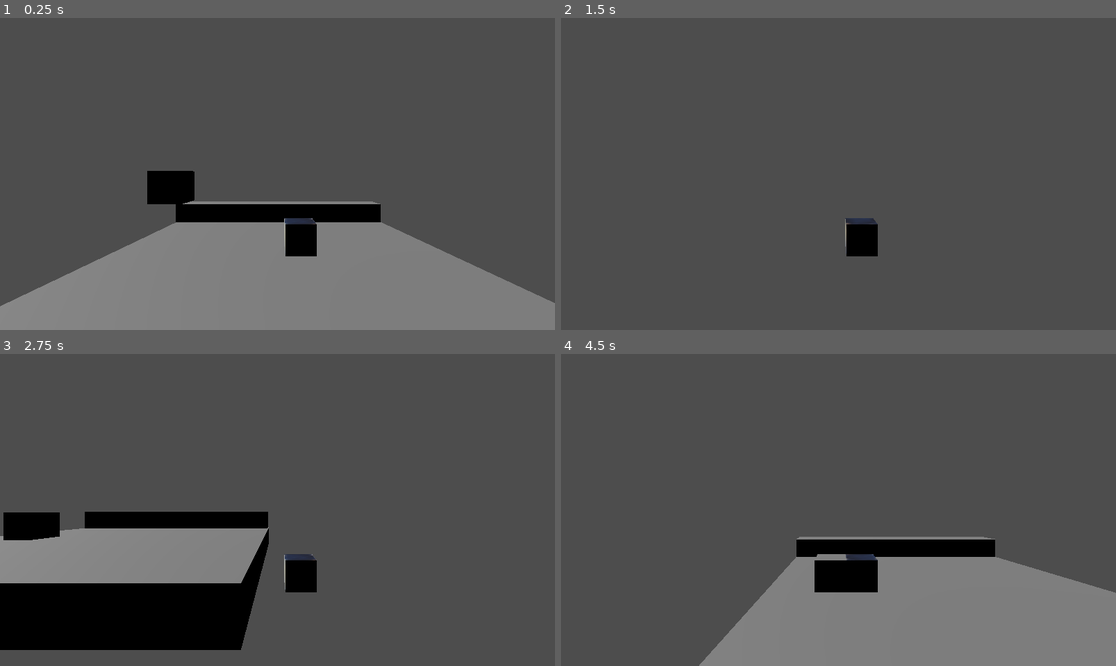
Above: before the commit, frames 1-4 (two rows, left to right).
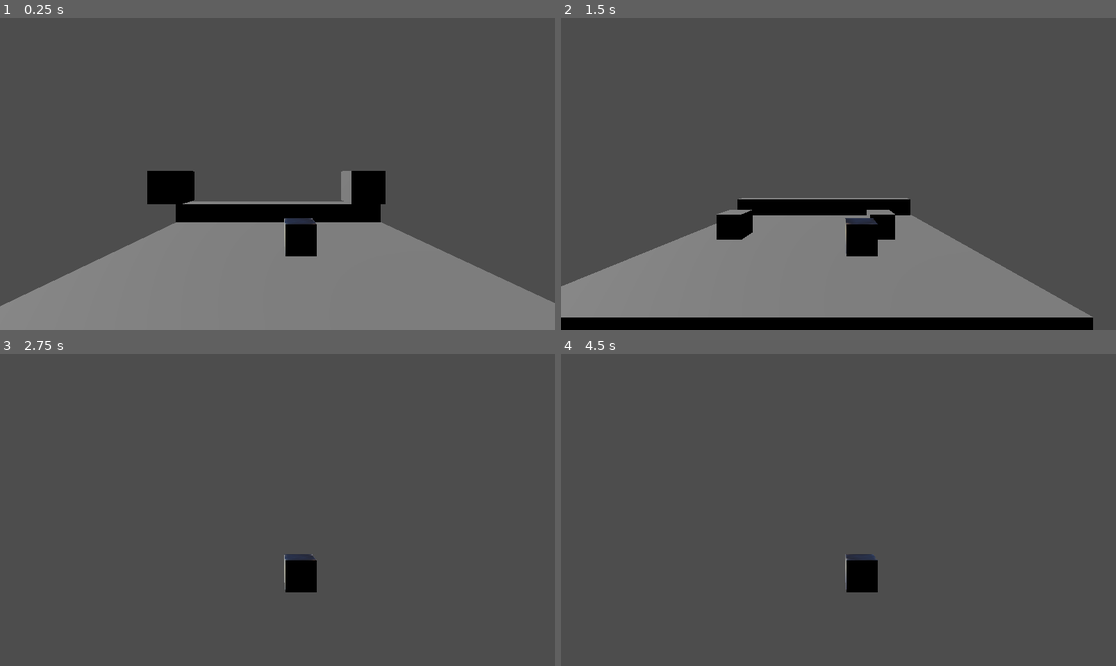
Above: after the commit, the same moments.

Repository: brandonamv/Murder_GameJam
Game: Godot game, scene res://main.tscn
The game is run twice, just before and just after one commit, with the same random seed, the same clock (stepped at 60 frames per second) and the same inputs.
Inputs:
- Up to frame 1 (0.25 s): no input
- Up to frame 2 (1.5 s): hold D 0.53-1.28 s; tap E (interact) at 0.6, 1.35 s; hold S from 1.28 s (still down)
- Up to frame 3 (2.75 s): release S at 2.03 s; hold D from 2.03 s (still down); tap E (interact) at 2.1 s
- Up to frame 4 (4.5 s): release D at 2.78 s; hold W 2.78-3.53 s; tap E (interact) at 2.85, 3.6, 4.35 s; tap Enter at 3.5 s; hold A from 3.53 s (still down)

The runs differ from the first frame. In frame 1, 0.8% of the frame differs, in the area x 61-70%, y 48-60%; in frame 2, 27%, in the area x 0-96%, y 57-100%; in frame 3, 20%; in frame 4, 24%.

Commit message:
interaction with remove node

Diff:
--- a/main.tscn
+++ b/main.tscn
@@ -1,5 +1,6 @@
-[gd_scene load_steps=9 format=3 uid="uid://bmkyb0hhd0hqv"]
+[gd_scene load_steps=8 format=3 uid="uid://bmkyb0hhd0hqv"]
 
+[ext_resource type="PackedScene" uid="uid://c84jqacwj0cq8" path="res://npc.tscn" id="1_m02dp"]
 [ext_resource type="Texture2D" uid="uid://duicfsa5055qk" path="res://48363882_10211371688242657_8638120375554670592_n.jpg" id="2_8bgvk"]
 [ext_resource type="Script" path="res://player.gd" id="2_xg10q"]
 
@@ -11,13 +12,11 @@
 [sub_resource type="BoxShape3D" id="BoxShape3D_a0jf0"]
 
 [sub_resource type="SphereShape3D" id="SphereShape3D_swadx"]
-radius = 1.43
-
-[sub_resource type="BoxShape3D" id="BoxShape3D_cw2q3"]
-
-[sub_resource type="BoxMesh" id="BoxMesh_sm8at"]
+radius = 1.268
 
 [node name="Node3D" type="Node3D"]
+
+[node name="Pepe" parent="." instance=ExtResource("1_m02dp")]
 
 [node name="DirectionalLight3D" type="DirectionalLight3D" parent="."]
 transform = Transform3D(1, 0, 0, 0, 0.707107, 0.707107, 0, -0.707107, 0.707107, -8, 14, 14)
@@ -65,16 +64,5 @@
 collision_mask = 0
 size = Vector3(1, 1, 10.9789)
 
-[node name="NPC" type="Node3D" parent="."]
-
-[node name="Physics" type="RigidBody3D" parent="NPC"]
-transform = Transform3D(1, 0, 0, 0, 1, 0, 0, 0, 1, 0, 2.52402, 3.24854)
-collision_layer = 2
-collision_mask = 4
-
-[node name="CollisionShape3D" type="CollisionShape3D" parent="NPC/Physics"]
-shape = SubResource("BoxShape3D_cw2q3")
-
-[node name="MeshInstance3D" type="MeshInstance3D" parent="NPC/Physics"]
-mesh = SubResource("BoxMesh_sm8at")
-skeleton = NodePath("../..")
+[node name="Jose" parent="." instance=ExtResource("1_m02dp")]
+transform = Transform3D(1, 0, 0, 0, 1, 0, 0, 0, 1, 0, 2.52402, -2.83208)
--- /dev/null
+++ b/npc.tscn
@@ -0,0 +1,17 @@
+[gd_scene load_steps=3 format=3 uid="uid://c84jqacwj0cq8"]
+
+[sub_resource type="BoxShape3D" id="BoxShape3D_cw2q3"]
+
+[sub_resource type="BoxMesh" id="BoxMesh_sm8at"]
+
+[node name="Physics" type="RigidBody3D"]
+transform = Transform3D(1, 0, 0, 0, 1, 0, 0, 0, 1, 0, 2.52402, 3.24854)
+collision_layer = 2
+collision_mask = 4
+
+[node name="Bounding" type="CollisionShape3D" parent="."]
+shape = SubResource("BoxShape3D_cw2q3")
+
+[node name="Model" type="MeshInstance3D" parent="."]
+mesh = SubResource("BoxMesh_sm8at")
+skeleton = NodePath("")
--- a/player.gd
+++ b/player.gd
@@ -31,6 +31,8 @@
 	if Input.is_action_just_pressed("interact"):
 		var npc=$Interaction.get_overlapping_bodies()
 		if npc:
-			print("interaction is posible")
+			print("interaction is posible",npc[0].name)
+			#npc[0].queue_free() #para eliminar el objeto
+
 
 	move_and_slide()
